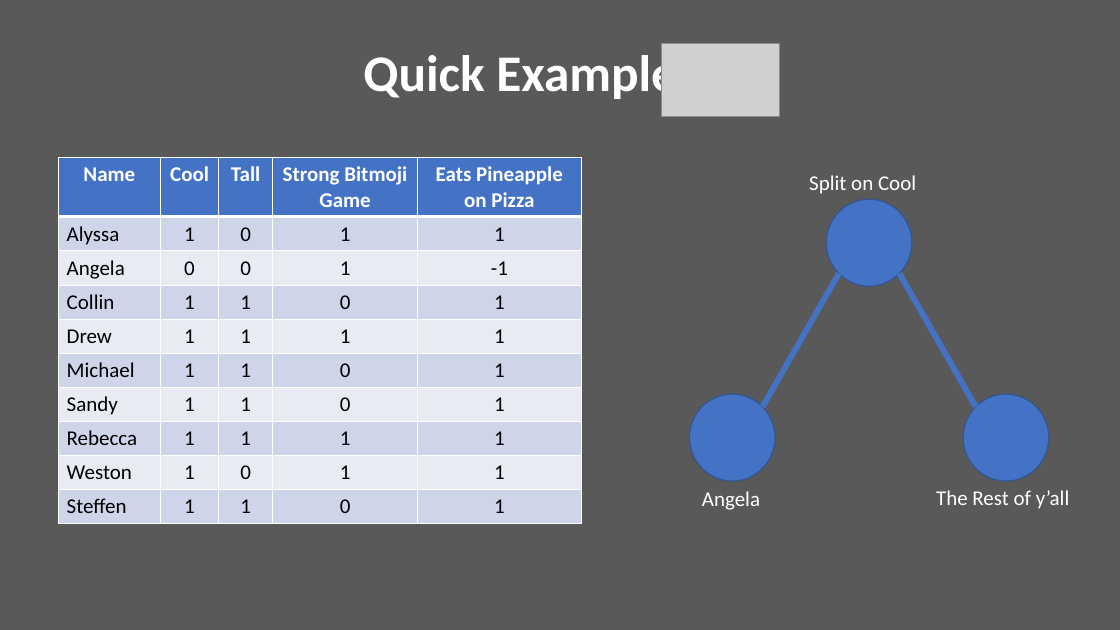
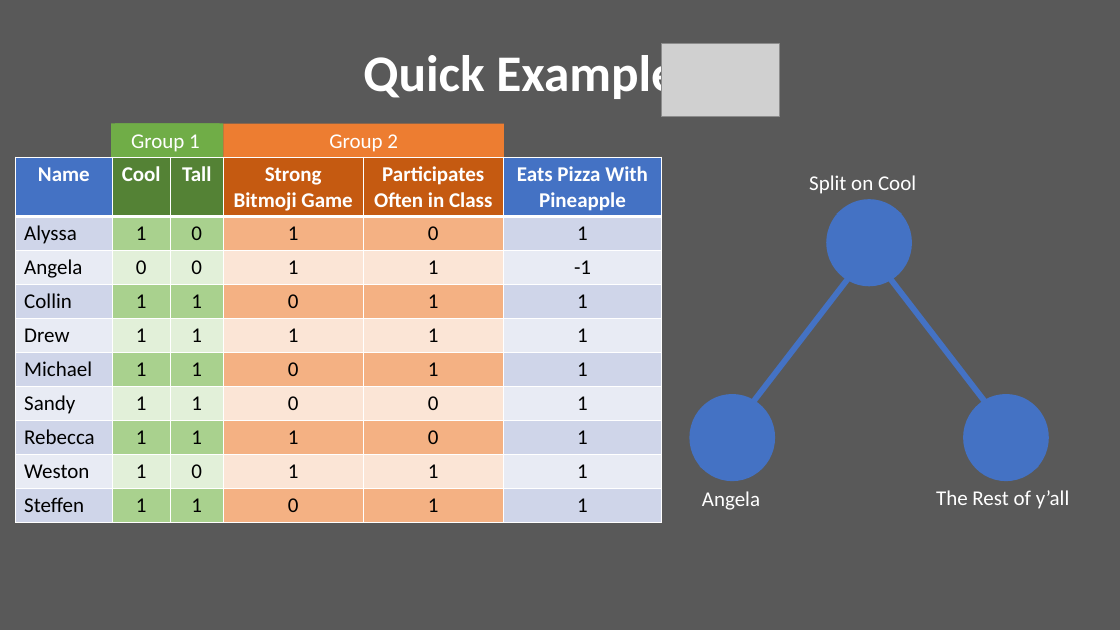
Before and after one commit to DillWithIt77/D2P-Spring-2021, a slide deck: slide 4 of Presentations/Trees Get Degrees_Full_Presentation.pptx. Drawn at 1120x630 pixels with LibreOffice and Linux fonts; fonts in the diff are those of the drawing; grey boxes stand for pictures. Boxes give left, top, right and bottom in pixels: in the first picture for what was removed or moved away, otherwise in the second. Text is boxed around its words. In the diff, an @@ line names an element or a change of style, - is before the commit and + after.

```diff
--- a/Presentations/Trees Get Degrees_Full_Presentation.pptx
+++ b/Presentations/Trees Get Degrees_Full_Presentation.pptx
@@ rectangle added at (111,124,219,157), fill #70AD47, 18 pt, text #FFFFFF @@
+Group 1
@@ rectangle added at (115,124,223,157), fill #70AD47, 18 pt, text #FFFFFF @@
+Group 1
@@ rectangle added at (223,124,504,157), fill #ED7D31, 18 pt, text #FFFFFF @@
+Group 2
@@ table at (16,157,663,523) @@
-column 5: Eats Pineapple on Pizza | 1 | -1 | 1 | 1 | 1 | 1 | 1 | 1 | 1
+column 5: Participates Often in Class | 0 | 1 | 1 | 1 | 1 | 0 | 0 | 1 | 1
+column 6: Eats Pizza With Pineapple | 1 | -1 | 1 | 1 | 1 | 1 | 1 | 1 | 1
@@ table: place and size @@
-table at (58,157,581,523)
+table at (16,157,663,523)
@@ line moved from (839, 274) - (763, 407) to (900, 212) - (702, 469) @@
@@ line moved from (900, 274) - (976, 407) to (839, 212) - (1037, 469) @@
@@ outline #325491 1 pt to none in 3 elements at (827,199,912,287), (690,394,776,481), (964,394,1049,481) @@
```
Also in this commit, not shown: 2 other slides changed, 3 slides added, 1 slide removed.
